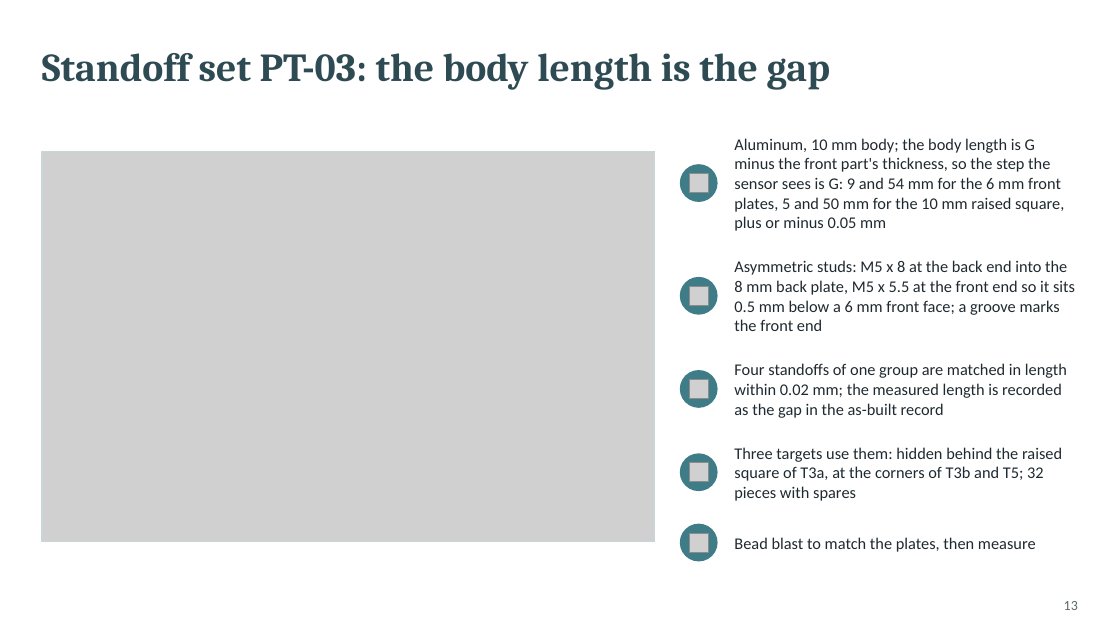
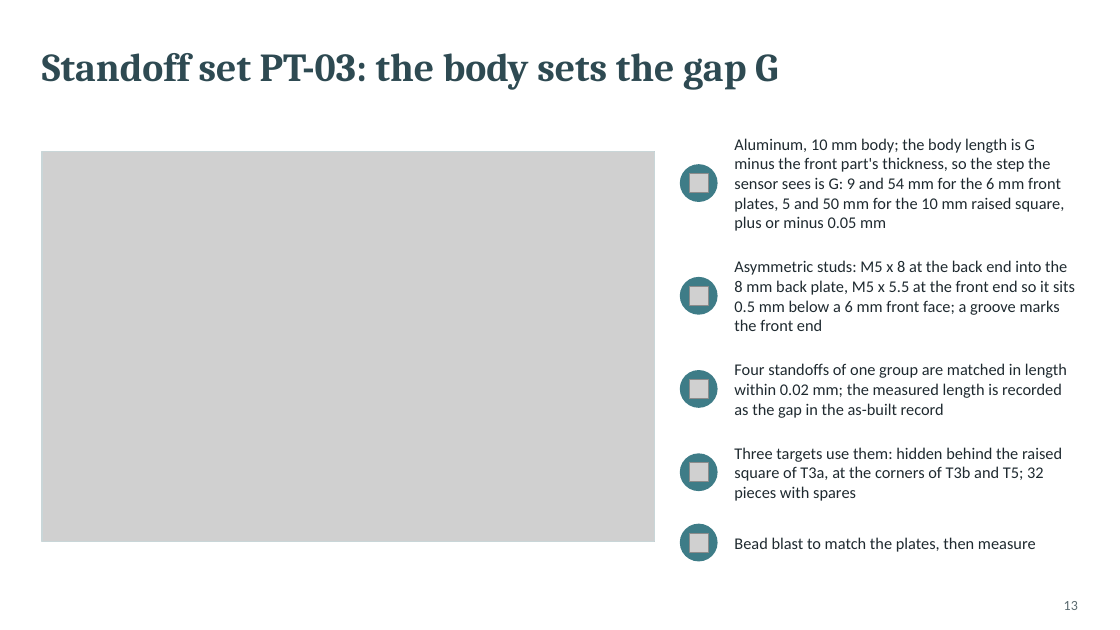
Before and after one commit to glibertyreach/sensor_performance_estimation, a slide deck: slide 13 of docs/presentations/vsx3000_procurement_build.pptx. Drawn at 1120x630 pixels with LibreOffice and Linux fonts; fonts in the diff are those of the drawing; grey boxes stand for pictures. Boxes give left, top, right and bottom in pixels: in the first picture for what was removed or moved away, otherwise in the second. Text is boxed around its words. In the diff, an @@ line names an element or a change of style, - is before the commit and + after.

```diff
--- a/docs/presentations/vsx3000_procurement_build.pptx
+++ b/docs/presentations/vsx3000_procurement_build.pptx
@@ title at [42, 53, 778, 90]: text changed @@
-Standoff set PT-03: the body length is the gap
+Standoff set PT-03: the body sets the gap G
```
Also in this commit, not shown: 4 other slides changed, 32 other files.
